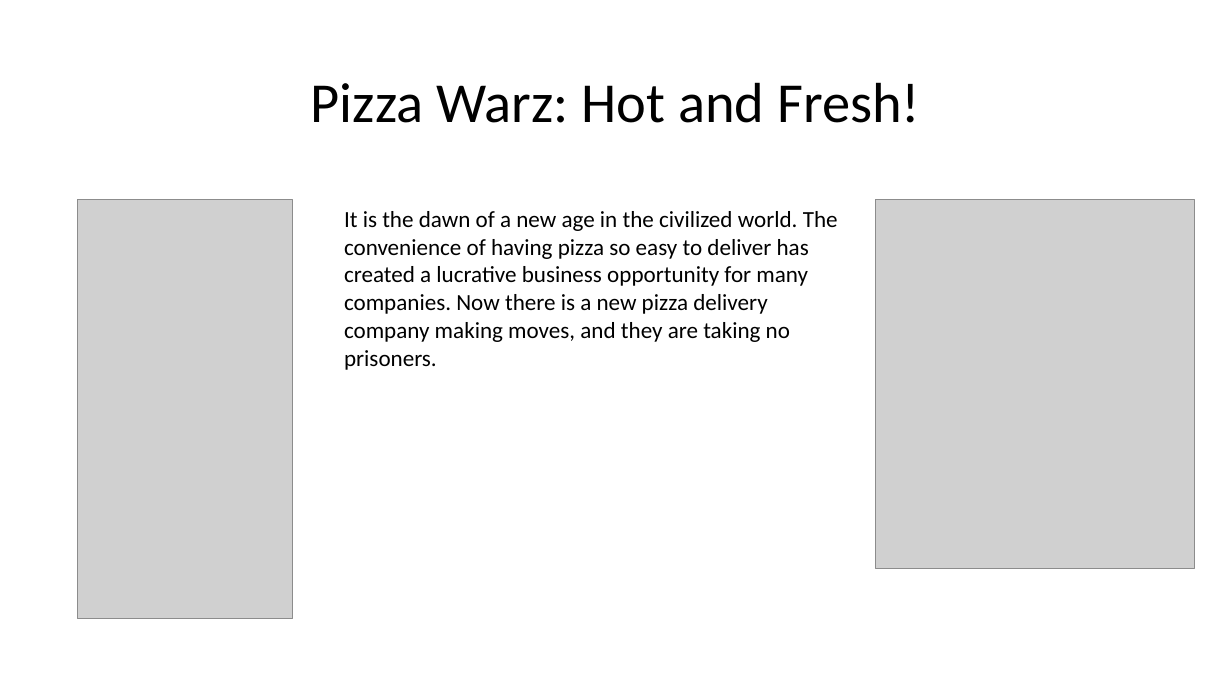
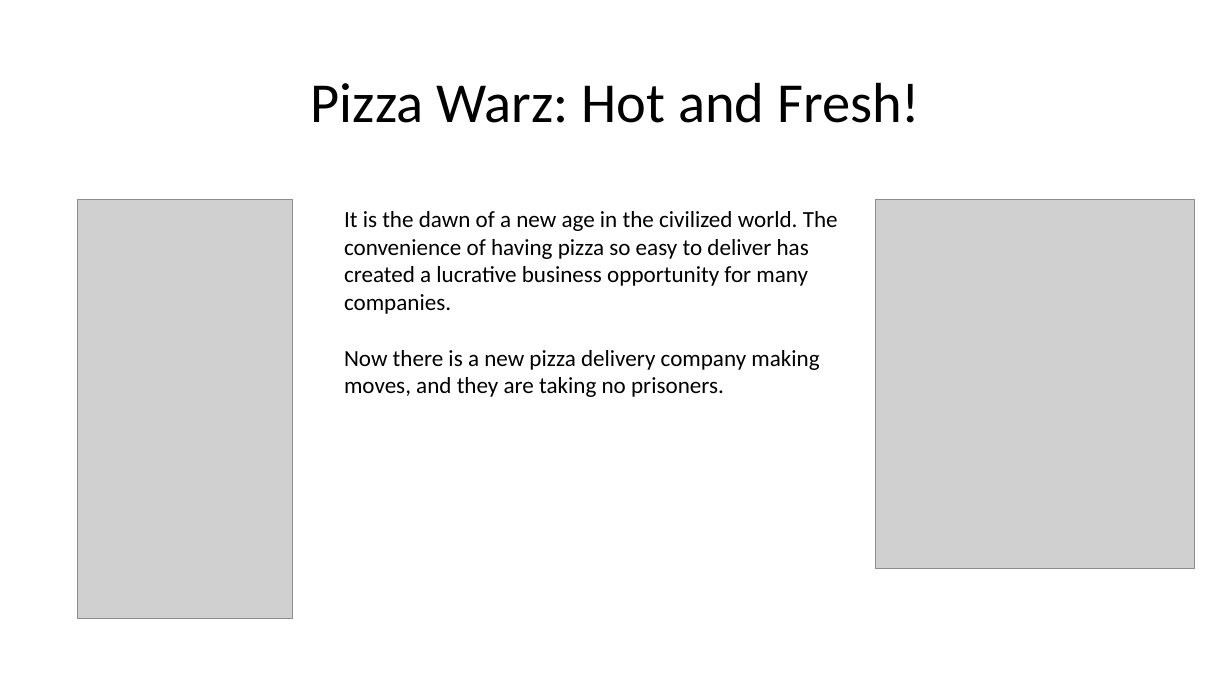
Before and after one commit to Project214PWZ/PizzaWarz, a slide deck: slide 8 of PizzaWarz.pptx. Drawn at 1232x693 pixels with LibreOffice and Linux fonts; fonts in the diff are those of the drawing; grey boxes stand for pictures. Boxes give left, top, right and bottom in pixels: in the first picture for what was removed or moved away, otherwise in the second. Text is boxed around its words. In the diff, an @@ line names an element or a change of style, - is before the commit and + after.

```diff
--- a/PizzaWarz.pptx
+++ b/PizzaWarz.pptx
@@ text at [344,211,838,397]: text changed @@
-It is the dawn of a new age in the civilized world. The convenience of having pizza so easy to deliver has created a lucrative business opportunity for many companies. Now there is a new pizza delivery company making moves, and they are taking no prisoners.
+It is the dawn of a new age in the civilized world. The convenience of having pizza so easy to deliver has created a lucrative business opportunity for many companies.
+Now there is a new pizza delivery company making moves, and they are taking no prisoners.
```
Also in this commit, not shown: 12 other files.
